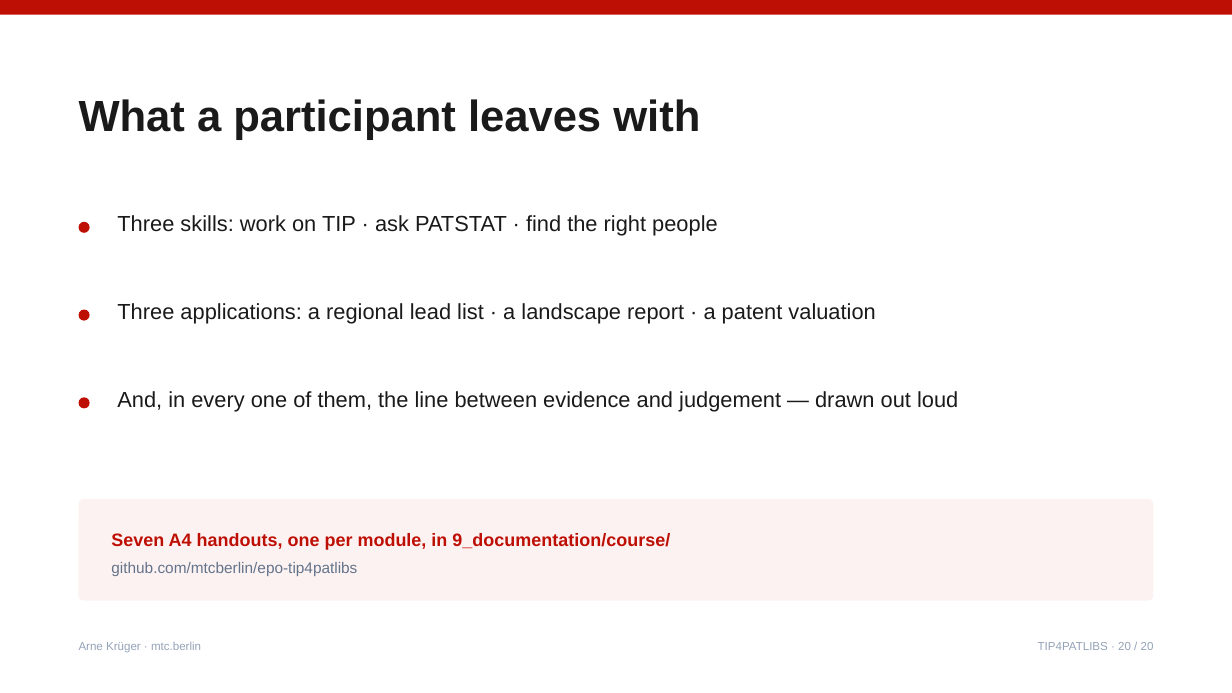
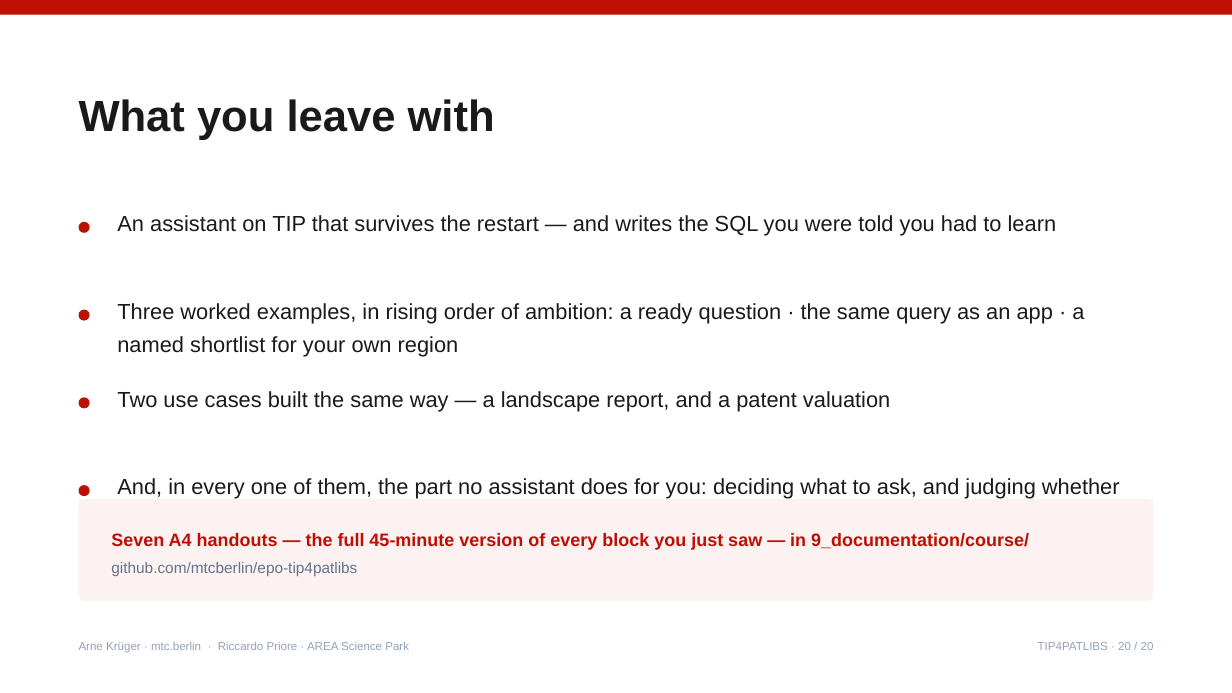
Before and after one commit to mtcberlin/epo-tip4patlibs, a slide deck: slide 20 of 9_documentation/course/TIP4PATLIBS_workshop.pptx. Drawn at 1232x693 pixels with LibreOffice and Linux fonts; fonts in the diff are those of the drawing. Boxes give left, top, right and bottom in pixels: in the first picture for what was removed or moved away, otherwise in the second. Text is boxed around its words. In the diff, an @@ line names an element or a change of style, - is before the commit and + after.

```diff
--- a/9_documentation/course/TIP4PATLIBS_workshop.pptx
+++ b/9_documentation/course/TIP4PATLIBS_workshop.pptx
@@ text at bbox=[79, 99, 495, 140]: text changed @@
-What a participant leaves with
+What you leave with
@@ text at bbox=[117, 215, 1057, 236]: text changed @@
-Three skills: work on TIP · ask PATSTAT · find the right people
+An assistant on TIP that survives the restart — and writes the SQL you were told you had to learn
@@ text at bbox=[117, 303, 1084, 356]: text changed @@
-Three applications: a regional lead list · a landscape report · a patent valuation
+Three worked examples, in rising order of ambition: a ready question · the same query as an app · a named shortlist for your own region
@@ text at bbox=[117, 391, 890, 411]: text changed @@
-And, in every one of them, the line between evidence and judgement — drawn out loud
+Two use cases built the same way — a landscape report, and a patent valuation
@@ text added at bbox=[117, 478, 1120, 499], 17 pt, text #1A1A1A @@
+And, in every one of them, the part no assistant does for you: deciding what to ask, and judging whether the answer holds
@@ ellipse added at bbox=[79, 485, 90, 496], fill #BE0F05 @@
@@ text in rounded rectangle at bbox=[111, 533, 1029, 550]: text changed @@
-Seven A4 handouts, one per module, in 9_documentation/course/
+Seven A4 handouts — the full 45-minute version of every block you just saw — in 9_documentation/course/
@@ text at bbox=[79, 641, 409, 652]: text changed @@
-Arne Krüger · mtc.berlin
+Arne Krüger · mtc.berlin · Riccardo Priore · AREA Science Park
```
Also in this commit, not shown: 19 other slides changed, 2 other files.
